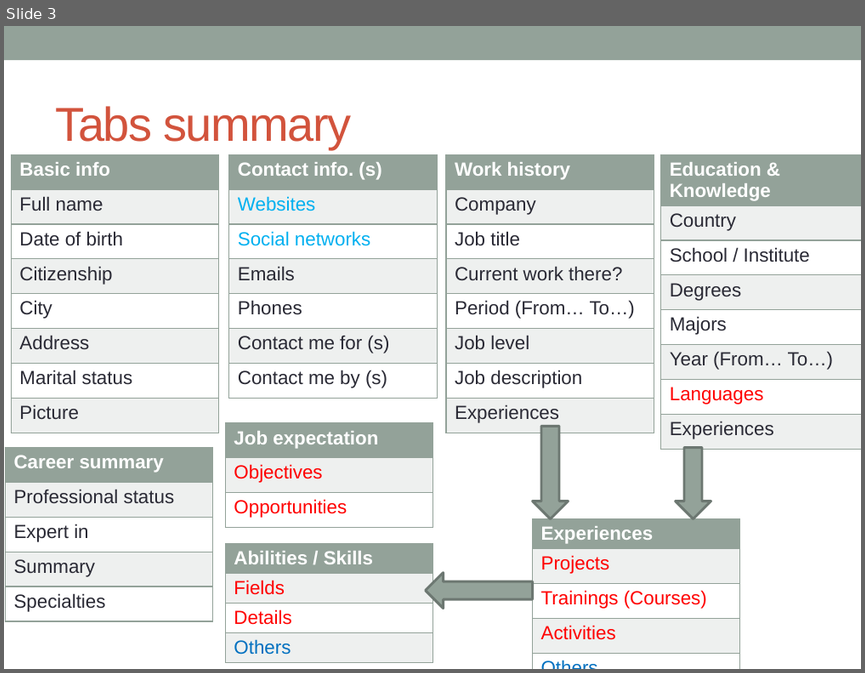
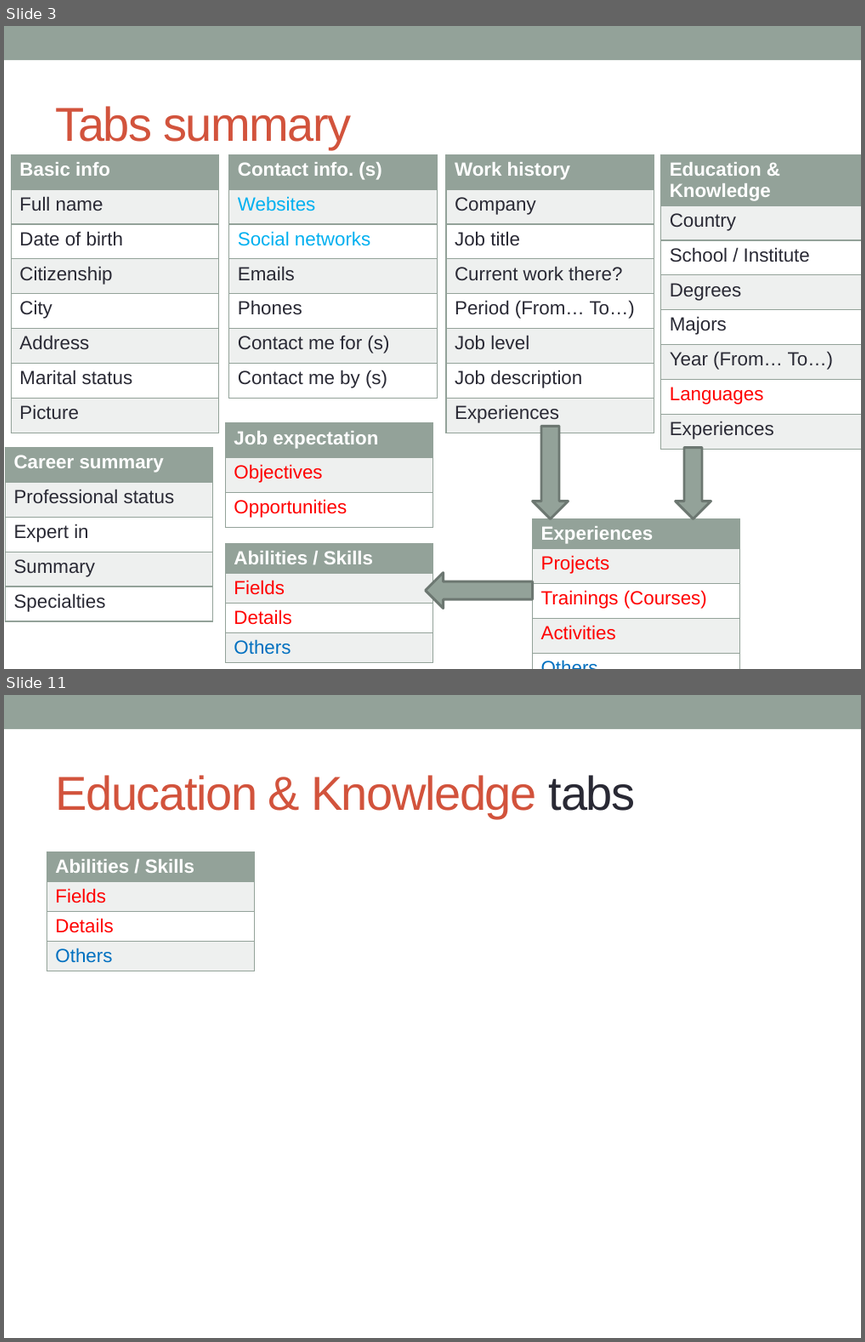
Before and after one commit to khanhduy94/jobzoom, a slide deck: Documents/Requirements/Job seeker Profiles Analysis.pptx. Shown one above the other, each under a label of ours: slide 3 before the commit, slides 3 and 11 after it; the slides between them are not shown. The pictures are 865x673 and 865x1342 pixels, drawn with LibreOffice and Linux fonts; fonts in the diff are those of the drawing. Boxes give left, top, right and bottom in pixels: in the first picture for what was removed or moved away, otherwise in the second. Text is boxed around its words. In the diff, an @@ line names an element or a change of style, - is before the commit and + after.

```diff
--- a/Documents/Requirements/Job seeker Profiles Analysis.pptx
+++ b/Documents/Requirements/Job seeker Profiles Analysis.pptx
@@ slide 11 added at <box>4,695,861,1338</box>, background #FFFFFF; not listed: 1 template element that a slide beside it also shows @@
@@ title added at <box>55,775,636,818</box>, 40 pt, text #D2533C @@
+Education & Knowledge tabs
@@ table added at <box>46,851,254,978</box>, 4 rows, 1 columns @@
+Abilities / Skills
+Fields
+Details
+Others
```
Also in this commit, not shown: 6 slides changed, 1 other slide added, 2 slides removed, 3 other files.
